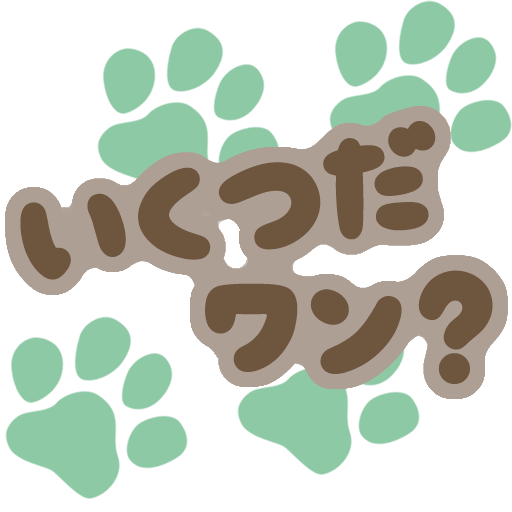
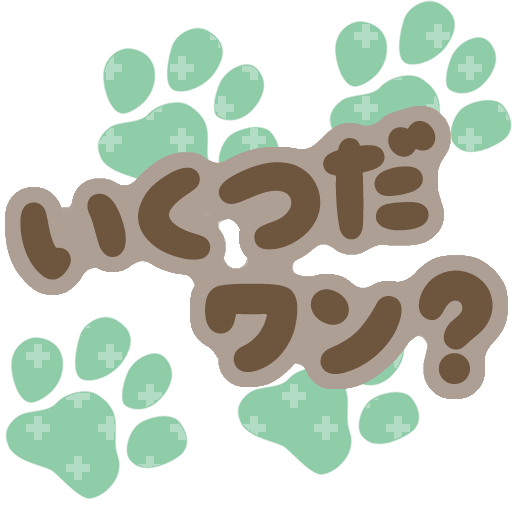
Layered file, before and after one edit (512×512). Changes by layer:
added layer "レイヤー 4 のコピー 3" above "レイヤー 4 のコピー 2" over left=331, top=2, right=510, bottom=151
added layer "レイヤー 4 のコピー 2" above "レイヤー 4 のコピー" over left=99, top=29, right=277, bottom=178
showed "レイヤー 4 のコピー", painted on it over left=27, top=18, right=495, bottom=494
showed "レイヤー 4", moved it above "レイヤー 9 のコピー 3", painted on it over left=7, top=2, right=510, bottom=497
